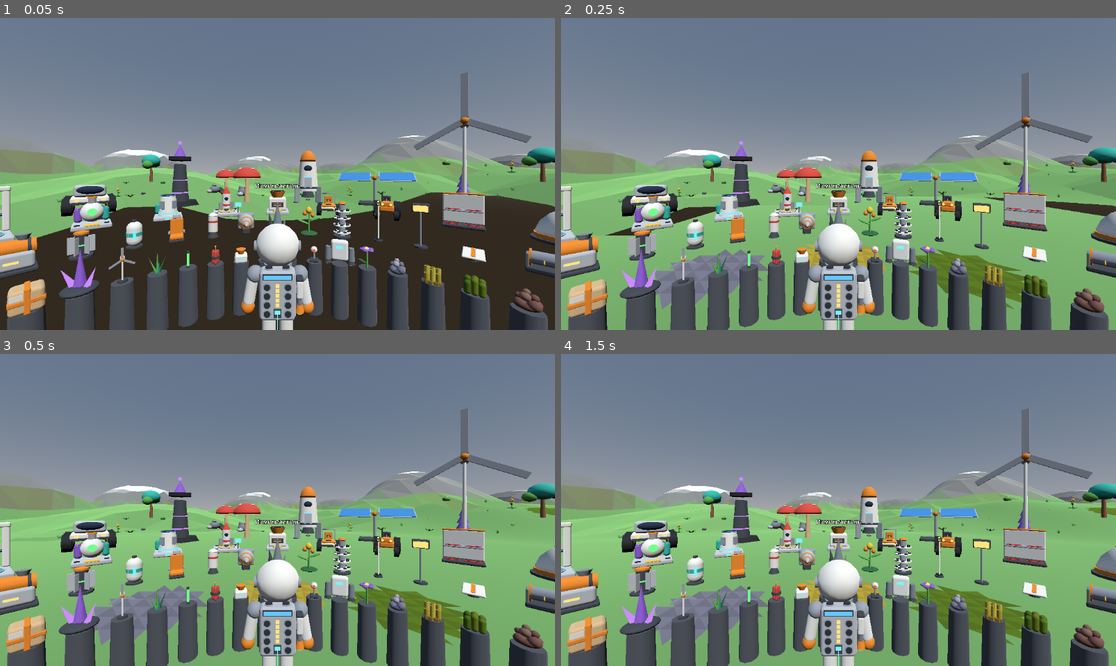
Above: before the commit, frames 1-4 (two rows, left to right).
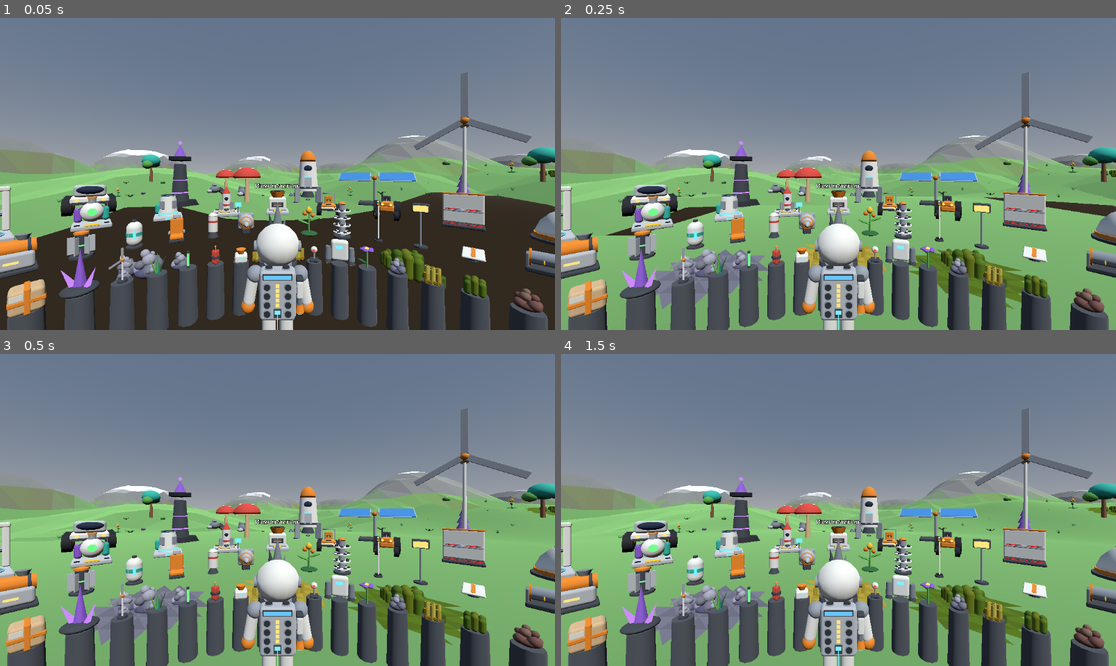
Above: after the commit, the same moments.

Repository: Vano3667/Astro-Planet
Game: Godot game, scene res://main.tscn
Same seed, same stepped clock (60 frames per second), same inputs: the game is played once before the commit and once after it.
Inputs:
- Up to frame 1 (0.05 s): no input
- Up to frame 2 (0.25 s): no input
- Up to frame 3 (0.5 s): no input
- Up to frame 4 (1.5 s): tap Enter at 1.25 s

The runs differ from the first frame. In frame 1, 1.1% of the frame differs, in the area x 20-100%, y 48-87%; in frame 2, 0.7%; in frame 3, 0.7%; in frame 4, 0.7%.

Commit message:
Залежи видны издалека: на каждой залежи у поверхности стоит группа самородков её ресурса
Раньше залежь была только цветным пятном на земле. Теперь на пятне
стоит один крупный самородок и 3-5 мелких той же формы и цвета, что
самородок этого ресурса в наборе 6.
Растения, камни и самородки, из-под которых выкопали землю, убираются:
раз в кадр проверяется одна колонка, есть ли грунт под каждым предметом.
Раскладка растений не изменилась.

Diff:
--- a/game/terrain/scatter.gd
+++ b/game/terrain/scatter.gd
@@ -1,23 +1,37 @@
 extends Node3D
-# Puts plants, rocks and trees on the untouched ground around a point.
+# Puts plants, rocks and trees on the untouched ground around a point, and marks resource
+# deposits that reach the surface with a group of nuggets of that resource.
 # The layout is the same on every run: each 8 m column of ground has its own fixed random seed.
-# The flat start area (the model showroom) stays empty.
-# Resource deposits are not placed here: they are part of the ground itself (terrain_gen.gd).
+# The flat start area (the model showroom) gets no plants.
+# The deposits themselves are part of the ground (terrain_gen.gd); the nuggets here only show
+# from afar where a deposit is. Seen on the picture terrain_1_start (2026-11-24): a deposit was
+# just a flat patch of paint on the ground.
 # On the gray mountain ground only rocks are placed. Seen on the picture terrain_7_mountain_near
 # (2026-11-24): trees and grass grew on bare rock and on the light summit.
+# A prop whose ground was dug away is removed (one column is looked at per frame).
 # Written without running the engine; see docs/STATUS.md.
 
 const Gen := preload("res://terrain/terrain_gen.gd")
 const Builder := preload("res://models/model_builder.gd")
+const World := preload("res://terrain/voxel_world.gd")
 
 const VIEW := 3            # columns with props around the focus
 const KEEP := 4            # columns farther than this are removed
-const MIN_DIST := 26.0     # nothing closer to the start point than this, meters
+const MIN_DIST := 26.0     # no plants closer to the start point than this, meters
 const SEED := 9173
 # Above this height the ground is gray rock (the same level as in surface_nets.gd).
 const HIGH_LEVEL := 7.0
 # Share of plant places on rock that get a stone instead; the rest stay empty.
 const ROCK_SWAP := 0.45
+# Nuggets on a deposit. A nugget model is about 0.22 m wide; all sizes are own values.
+const MARK_SEED := 5531
+const MARK_BIG := 3.0      # scale of the one large nugget in the middle
+const MARK_SMALL_LO := 1.3
+const MARK_SMALL_HI := 2.2
+# A prop is removed when there is no ground this deep under the place where it was put.
+const SETTLE_DEPTH := 0.3
+# Name of the ground node next to this node in the scene (see main.gd).
+const WORLD_NODE := "Terrain"
 
 # id: model, w: how often it appears, lo / hi: size range, rock: may stand on mountain rock
 const KINDS := [
@@ -37,11 +51,19 @@
 	{"id": "wreck_panel", "w": 0.1, "lo": 0.9, "hi": 1.3, "rock": true},
 ]
 
+# Everything that stands on the ground now: plants, rocks, finds and deposit nuggets.
 var prop_count: int = 0
+# Deposits that got a group of nuggets, and nuggets placed, since the start.
+var marked_deposits: int = 0
+var mark_count: int = 0
+# Props removed because their ground was dug away.
+var removed_count: int = 0
 
 var _columns: Dictionary = {}
 var _focus := Vector2i(999999, 999999)
 var _total_weight: float = 0.0
+var _world: World
+var _settle_index: int = 0
 
 
 func _init() -> void:
@@ -69,6 +91,33 @@
 			_columns.erase(k)
 
 
+# Removes props whose ground was dug away. One column per frame, so the cost stays small.
+func _process(_delta: float) -> void:
+	if _columns.is_empty():
+		return
+	if _world == null:
+		var parent: Node = get_parent()
+		if parent == null:
+			return
+		_world = parent.get_node_or_null(WORLD_NODE) as World
+		if _world == null:
+			return
+	var keys: Array = _columns.keys()
+	_settle_index = (_settle_index + 1) % keys.size()
+	var holder: Node3D = _columns[keys[_settle_index]]
+	for child in holder.get_children():
+		var prop := child as Node3D
+		if prop == null or not prop.has_meta("ground_y"):
+			continue
+		var ground: float = prop.get_meta("ground_y")
+		var under := Vector3(prop.position.x, ground - SETTLE_DEPTH, prop.position.z)
+		if _world.density_at(under) <= 0.0:
+			holder.remove_child(prop)
+			prop.queue_free()
+			prop_count -= 1
+			removed_count += 1
+
+
 func _pick(r: float) -> Dictionary:
 	var acc: float = 0.0
 	for item in KINDS:
@@ -77,6 +126,21 @@
 		if r <= acc:
 			return kind
 	return KINDS[0]
+
+
+# Puts a built model on the ground. sink: how deep the bottom goes into the ground, in model
+# units, so that props do not hang in the air on slopes.
+func _place(holder: Node3D, node: Node3D, x: float, z: float, ground: float, size: float, yaw: float, sink: float) -> void:
+	var bottom: float = 0.0
+	var mi := node as MeshInstance3D
+	if mi != null and mi.mesh != null:
+		bottom = mi.mesh.get_aabb().position.y
+	node.scale = Vector3(size, size, size)
+	node.rotation.y = yaw
+	node.position = Vector3(x, ground - (bottom + sink) * size, z)
+	node.set_meta("ground_y", ground)
+	holder.add_child(node)
+	prop_count += 1
 
 
 func _make_column(k: Vector2i) -> Node3D:
@@ -106,15 +170,59 @@
 			if swap < 0.1:
 				id = "boulder_cluster"
 			size = lerpf(0.7, 1.6, swap / ROCK_SWAP)
-		var node: Node3D = Builder.build(id)
-		var bottom: float = 0.0
-		var mi := node as MeshInstance3D
-		if mi != null and mi.mesh != null:
-			bottom = mi.mesh.get_aabb().position.y
-		node.scale = Vector3(size, size, size)
-		node.rotation.y = yaw
-		# Slightly sunk into the ground so that props do not hang in the air on slopes.
-		node.position = Vector3(x, ground - (bottom + 0.06) * size, z)
-		holder.add_child(node)
-		prop_count += 1
+		_place(holder, Builder.build(id), x, z, ground, size, yaw, 0.06)
+	_add_deposit_marks(holder, k)
 	return holder
+
+
+# Finds the deposits whose centre lies in this column and that reach the surface.
+func _add_deposit_marks(holder: Node3D, k: Vector2i) -> void:
+	var cx: float = (float(k.x) + 0.5) * Gen.SIZE
+	var cz: float = (float(k.y) + 0.5) * Gen.SIZE
+	var layer: int = floori(Gen.height(cx, cz) / Gen.SIZE)
+	var done: Dictionary = {}
+	# The surface inside one column may cross into the chunk layer above or below.
+	for dy in range(-1, 2):
+		var deps: PackedFloat32Array = Gen.deposits_for(Vector3i(k.x, layer + dy, k.y))
+		var i: int = 0
+		while i + 4 < deps.size():
+			var x: float = deps[i]
+			var y: float = deps[i + 1]
+			var z: float = deps[i + 2]
+			var r: float = deps[i + 3]
+			var type: int = int(deps[i + 4])
+			i += 5
+			if floori(x / Gen.SIZE) != k.x or floori(z / Gen.SIZE) != k.y:
+				continue
+			var spot := Vector3(x, y, z)
+			if done.has(spot):
+				continue
+			done[spot] = true
+			if type < 1 or type > Gen.RES_IDS.size():
+				continue
+			# A deep deposit does not show on the surface: no nuggets above it.
+			if y + r <= Gen.height(x, z) + 0.05:
+				continue
+			_mark_deposit(holder, x, z, r, type)
+
+
+# One large nugget in the middle of the deposit and a few small ones around it.
+func _mark_deposit(holder: Node3D, x: float, z: float, r: float, type: int) -> void:
+	var id: String = "nugget_" + str(Gen.RES_IDS[type - 1])
+	var tint: Color = Gen.RES_COLORS[type - 1]
+	var rng := RandomNumberGenerator.new()
+	rng.seed = hash(Vector2(x, z)) + MARK_SEED
+	var count: int = rng.randi_range(4, 6)
+	for n in count:
+		var dist: float = r * rng.randf_range(0.25, 0.7)
+		var size: float = rng.randf_range(MARK_SMALL_LO, MARK_SMALL_HI)
+		var angle: float = rng.randf() * TAU
+		var yaw: float = rng.randf() * TAU
+		if n == 0:
+			dist = 0.0
+			size = MARK_BIG
+		var px: float = x + cos(angle) * dist
+		var pz: float = z + sin(angle) * dist
+		_place(holder, Builder.build(id, tint), px, pz, Gen.height(px, pz), size, yaw, 0.04)
+		mark_count += 1
+	marked_deposits += 1
